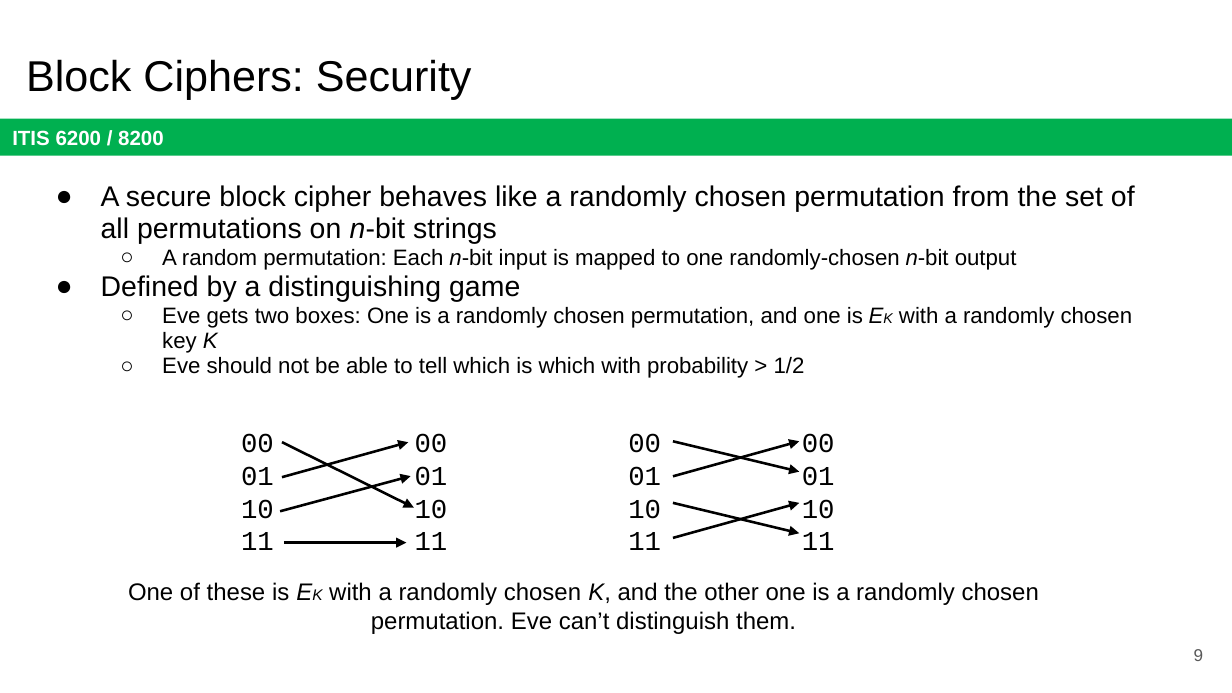
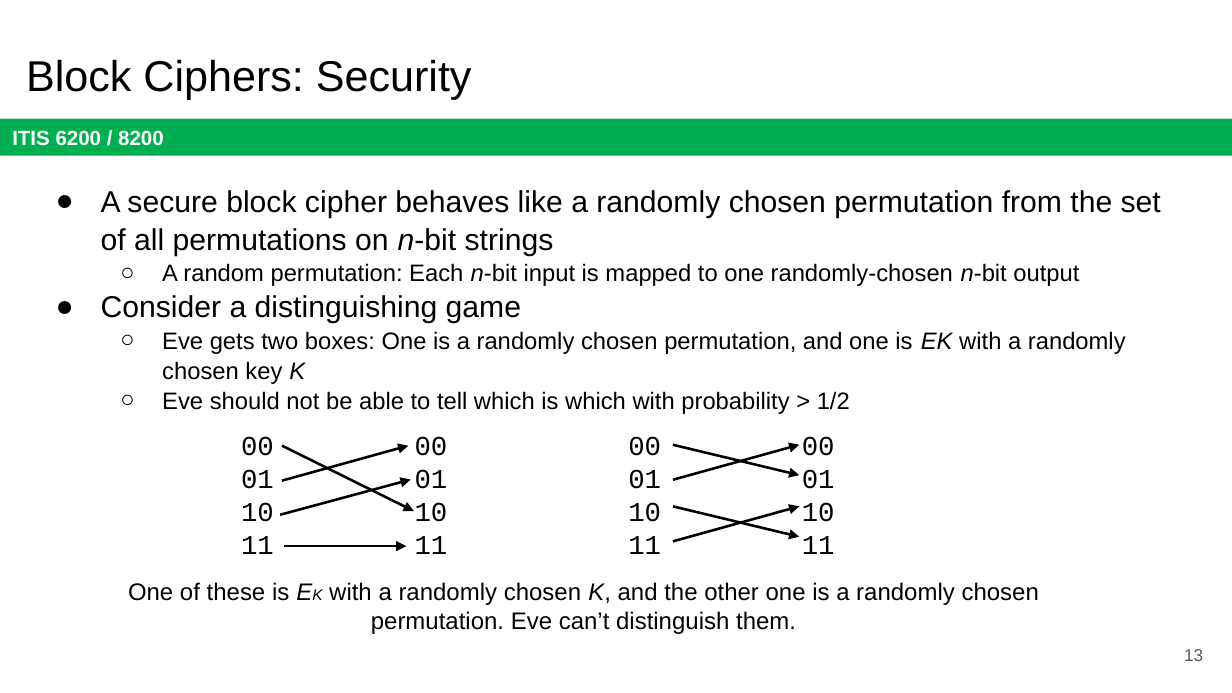
Before and after one commit to jx5c/github.io, a slide deck: slide 13 of teaching/ITIS6200/2023fa/lectures/lec03.pptx (slide 9 before the commit). Drawn at 1232x693 pixels with LibreOffice and Linux fonts; fonts in the diff are those of the drawing. Boxes give left, top, right and bottom in pixels: in the first picture for what was removed or moved away, otherwise in the second. Text is boxed around its words. In the diff, an @@ line names an element or a change of style, - is before the commit and + after.

```diff
--- a/teaching/ITIS6200/2023fa/lectures/lec03.pptx
+++ b/teaching/ITIS6200/2023fa/lectures/lec03.pptx
@@ text at [101,190,1161,414]: size 16.6 to 17.6 pt in "A secure block cipher behaves like a ..."; size 12.9 to 13.9 pt in "A random permutation: Each n-bit input is ...", "Eve gets two boxes: One is a ...", "Eve should not be able to tell ..."; size 8.3 to 13.9 pt in "EK"; line spacing 0.95 to 1.05 @@
@@ text at [101,295,521,324]: text changed; size 16.6 to 17.6 pt @@
-● Defined by a distinguishing game
+● Consider a distinguishing game
@@ 8 arrows, 4 texts: place and size @@
-8 arrows, 4 texts at [241,433,835,550]
+8 arrows, 4 texts at [241,436,835,554]
@@ page number at [1184,649,1203,661]: text changed @@
-9
+13
```
Also in this commit, not shown: 7 other slides changed, 6 slides added, 2 slides removed, 1 other file.
